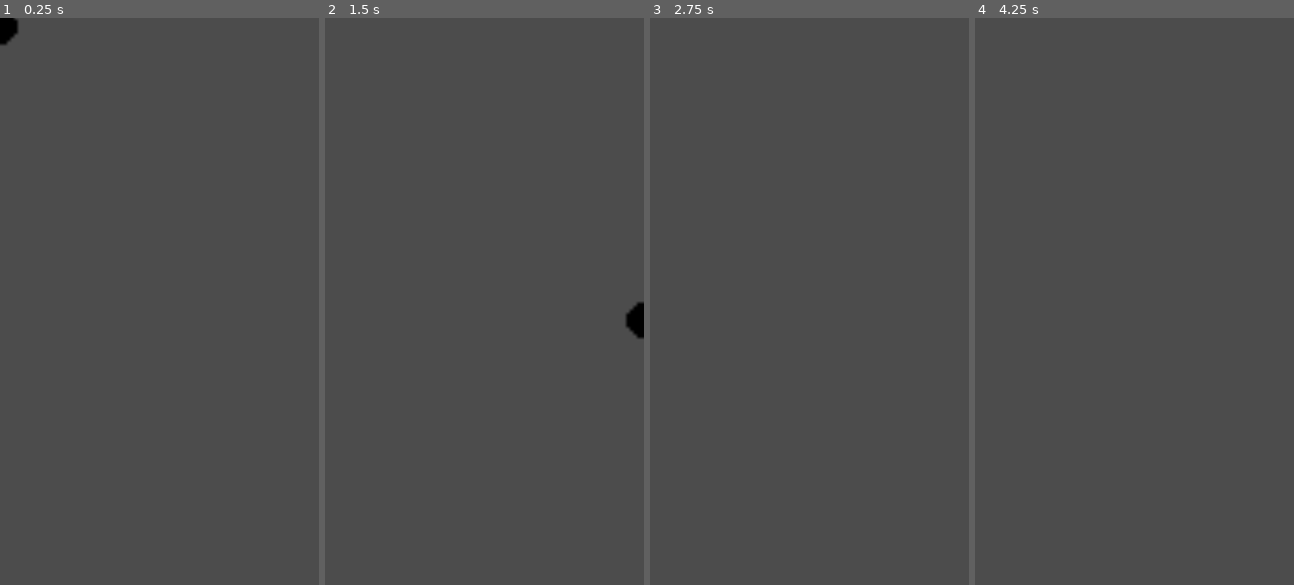
Above: before the commit, frames 1-4 (left to right).
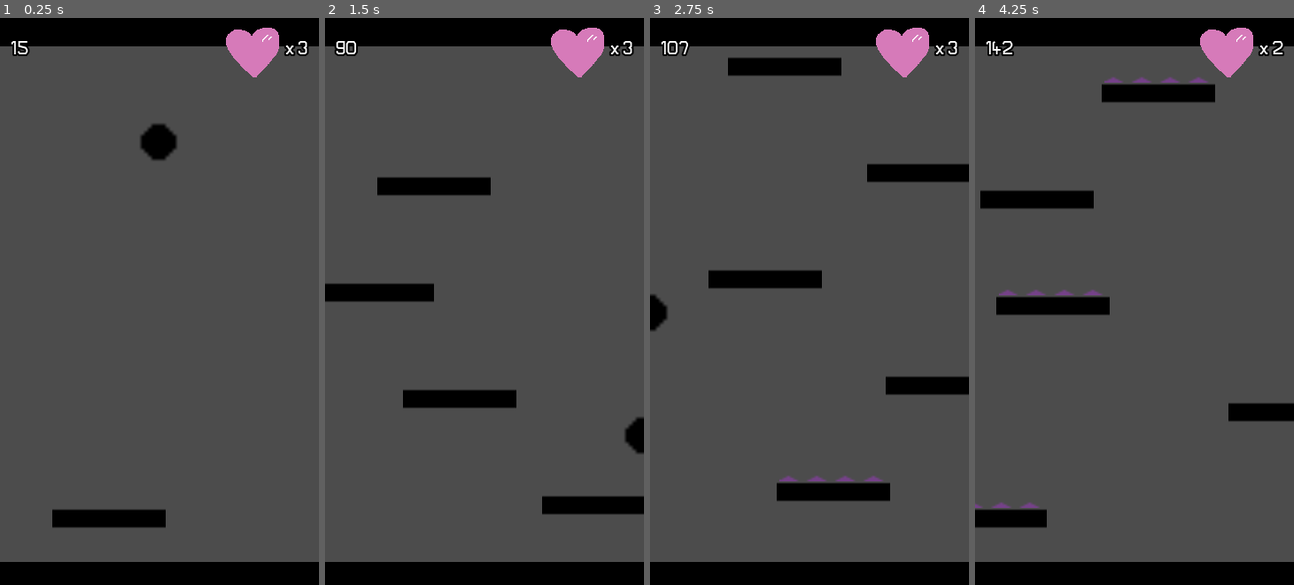
Above: after the commit, the same moments.

Repository: fralcalde/RapidRoll
Game: Godot game, scene res://Scenes/Main.tscn
Same seed, same stepped clock (60 frames per second), same inputs: the game is played once before the commit and once after it. Before the commit the project starts from res://Scenes/Player.tscn.
Inputs:
- Up to frame 1 (0.25 s): no input
- Up to frame 2 (1.5 s): tap Enter (ui_accept) at 0.5, 1.35 s; hold Enter (ui_accept) 0.53-1.28 s; hold Right (ui_right) from 0.53 s (still down)
- Up to frame 3 (2.75 s): tap Enter (ui_accept) at 1.52, 1.82 s; release Right (ui_right) at 2.03 s; hold Left (ui_left) from 2.03 s (still down); hold Enter (ui_accept) from 2.03 s (still down)
- Up to frame 4 (4.25 s): release Left (ui_left) at 2.78 s; release Enter (ui_accept) at 2.78 s; hold Right (ui_right) from 2.78 s (still down); tap Enter (ui_accept) at 2.85, 3.02, 3.32 s; hold Enter (ui_accept) from 3.53 s (still down)

The runs differ from the first frame. In frame 1, 11% of the frame differs, in the area x 0-100%, y 0-100%; in frame 2, 15%; in frame 3, 15%; in frame 4, 15%.

Commit message:
PlatformsSpawner ahroa trabaja con un diccionario en vez de un array. Facilita referirse a plataformas desde distintos puntos del juego

Diff:
--- a/Scenes/Plataforma.tscn
+++ b/Scenes/Plataforma.tscn
@@ -4,10 +4,9 @@
 [ext_resource path="res://Imagenes/Barra.png" type="Texture" id=2]
 
 [sub_resource type="RectangleShape2D" id=1]
-extents = Vector2( 16, 5.5 )
+extents = Vector2( 64, 10 )
 
 [node name="Plataforma" type="StaticBody2D"]
-scale = Vector2( 4, 2 )
 collision_mask = 0
 script = ExtResource( 1 )
 __meta__ = {
@@ -15,8 +14,8 @@
 }
 
 [node name="Sprite" type="Sprite" parent="."]
+scale = Vector2( 4, 2 )
 texture = ExtResource( 2 )
 
 [node name="CollisionShape2D" type="CollisionShape2D" parent="."]
-position = Vector2( 0, -0.5 )
 shape = SubResource( 1 )
--- a/Scripts/Game.gd
+++ b/Scripts/Game.gd
@@ -9,6 +9,7 @@
 onready var score = 0
 onready var timer_spawn = $Timer_Spawn
 onready var HUD = $HUDLayer/HUD
+onready var platform_spawner = $PlatformsSpawner
 
 
 func _ready():
--- a/Scripts/HUD/HUD.gd
+++ b/Scripts/HUD/HUD.gd
@@ -10,9 +10,3 @@
 
 func set_score(_score):
 	score_counter.score = _score
-
-
-#func _unhandled_key_input(event):
-#	if event.is_action_pressed("ui_accept"):
-#		$LivesCounter.vidas = $LivesCounter.vidas + 1
-#		$ScoreCounter.score = $ScoreCounter.score + randi() % 10
--- a/Scripts/PlatformsSpawner.gd
+++ b/Scripts/PlatformsSpawner.gd
@@ -2,19 +2,40 @@
 
 const SPECIAL_PLATFORM_CHANCE = 25
 
-export(Array) var platforms = [
-	{'scene': preload("res://Scenes/Plataforma.tscn"), 'weight': 8.0, 'interval': 0.0},
-	{'scene': preload("res://Scenes/Plataforma_Con_Pinchos.tscn"), 'weight': 2.0, 'interval': 0.0},
-]
+
+export var platforms = {
+	'PLAT': {'scene': preload("res://Scenes/Plataforma.tscn"), 'weight': 8.0, 'interval': 0.0},
+	'PLAT_PINCHOS': {'scene': preload("res://Scenes/Plataforma_Con_Pinchos.tscn"), 'weight': 2.0, 'interval': 0.0},
+	#'PLAT_PLAYER': {'scene': preload("res://Scenes/PlataformPlayer.tscn"), 'weight': 0.0, 'interval': 0.0},
+}
+
+
+var next_platforms: Array = []
 
 
 func _ready():
 	_calcular_probabilidades()
 	_asignar_intervalo()
-	_spawn_platforms()
+	_spawn_platform()
 
 
-func _spawn_platforms():
+func _spawn_platform():
+	if next_platforms.size() > 0:
+		_spawn_next_platform()
+	else:
+		_spawn_random_platform()
+
+
+func _spawn_next_platform():
+	var new_platform = platforms[next_platforms.pop_front()]
+	new_platform = new_platform.scene.instance()
+
+	new_platform.position.x = rand_range(0, get_viewport().size.x)
+	new_platform.position.y = get_viewport().size.y
+	add_child(new_platform)
+
+
+func _spawn_random_platform():
 	var new_platform = get_random_platform()
 	new_platform = new_platform.scene.instance()
 
@@ -24,27 +45,27 @@
 
 
 func _on_Timer_timeout():
-	_spawn_platforms()
+	_spawn_platform()
 
 
 func _calcular_probabilidades():
 	var total_weight = 0.0
 
 	for el in platforms:
-		total_weight = total_weight + el.weight
+		total_weight = total_weight + platforms[el].weight
 
 
 	for el in platforms:
-		var chances = el.weight / total_weight
-		el.weight = chances
+		var chances = platforms[el].weight / total_weight
+		platforms[el].weight = chances
 
 
 func _asignar_intervalo():
 	var sum = 0.0
 
 	for el in platforms:
-		el.interval = sum
-		sum = sum + el.weight
+		platforms[el].interval = sum
+		sum = sum + platforms[el].weight
 
 
 func get_random_platform():
@@ -52,7 +73,7 @@
 	var r = randf()
 
 	var i = 0
-	while i < platforms.size() and r > platforms[i].interval:
+	while i < platforms.size() and r > platforms[platforms.keys()[i]].interval:
 		i = i + 1
 
-	return platforms[i - 1]
+	return platforms[platforms.keys()[i - 1]]
--- a/Scripts/Player.gd
+++ b/Scripts/Player.gd
@@ -14,7 +14,6 @@
 
 func _ready():
 	tamano_pantalla = get_viewport_rect().size.x
-	print(tamano_pantalla)
 
 
 func _process(_delta):
--- a/project.godot
+++ b/project.godot
@@ -33,7 +33,7 @@
 [application]
 
 config/name="Rapid Roll"
-run/main_scene="res://Scenes/Player.tscn"
+run/main_scene="res://Scenes/Main.tscn"
 config/icon="res://icon.png"
 
 [display]
